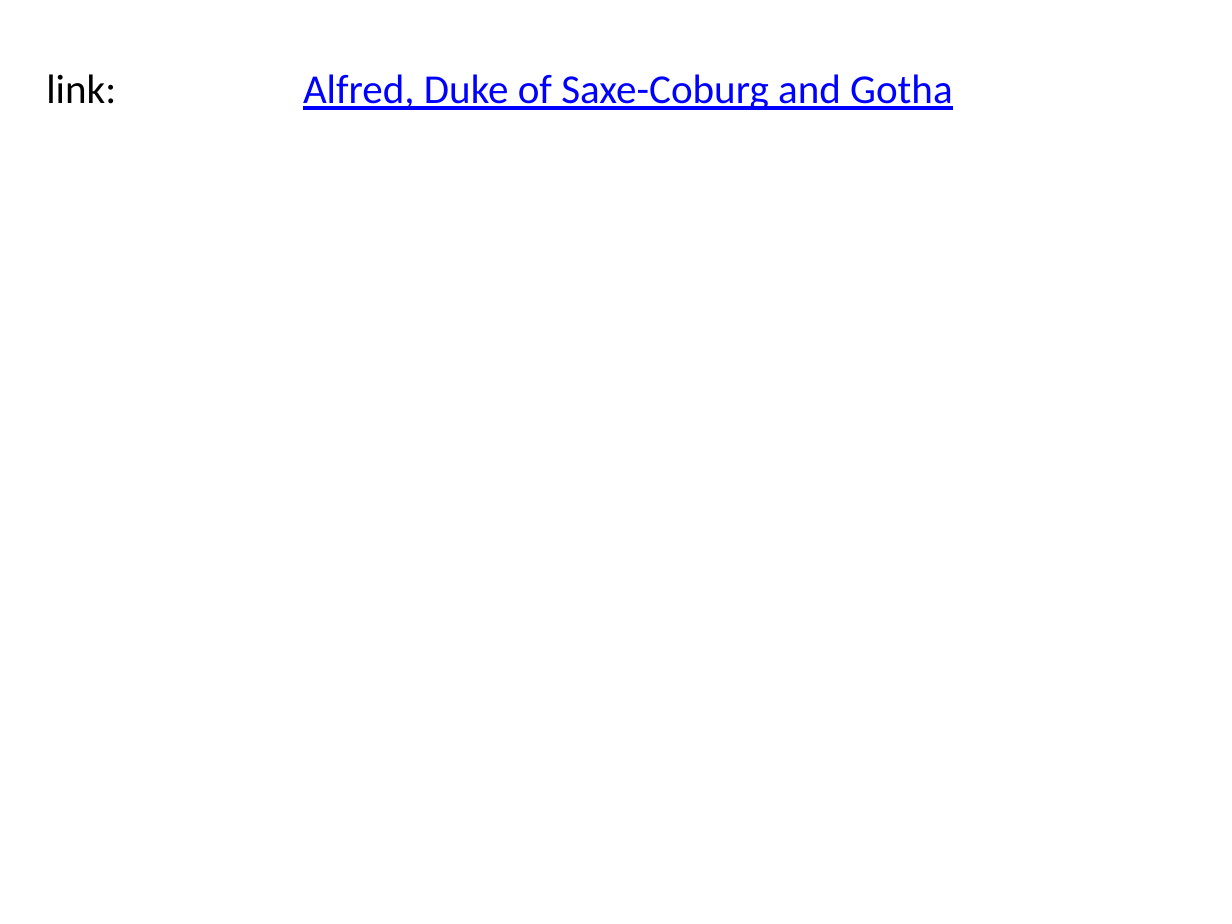
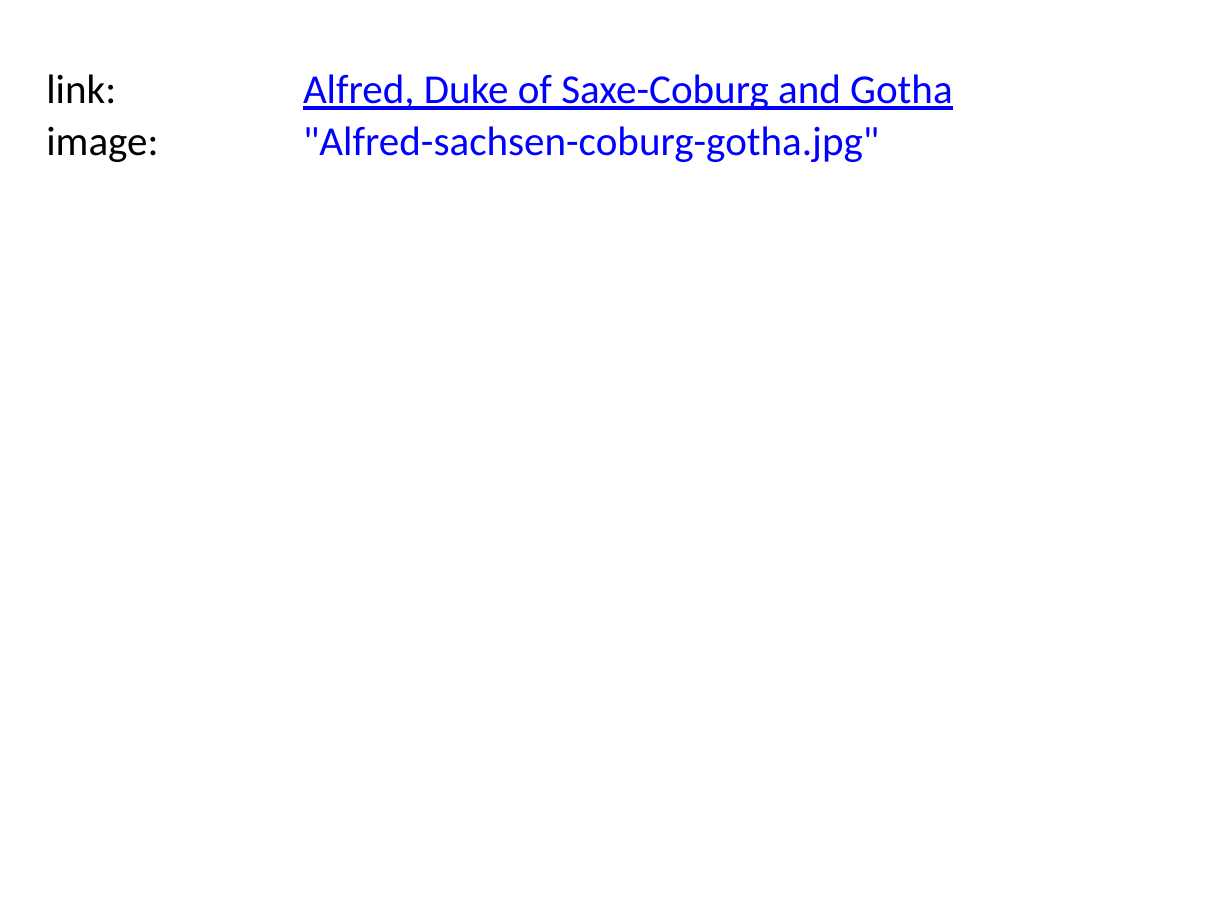
Before and after one commit to BITPlan/com.bitplan.simplegraph, a slide deck: slide 5 of QueenVictoria.pptx. Drawn at 1232x924 pixels with LibreOffice and Linux fonts; fonts in the diff are those of the drawing. Boxes give left, top, right and bottom in pixels: in the first picture for what was removed or moved away, otherwise in the second. Text is boxed around its words. In the diff, an @@ line names an element or a change of style, - is before the commit and + after.

```diff
--- a/QueenVictoria.pptx
+++ b/QueenVictoria.pptx
@@ text added at (x1=46, y1=126, x2=158, y2=162), 24 pt, text #000000 @@
+image:
@@ text added at (x1=303, y1=126, x2=879, y2=162), 24 pt, text #0000FF @@
+"Alfred-sachsen-coburg-gotha.jpg"
```
Also in this commit, not shown: 9 other slides changed, 7 other files.
